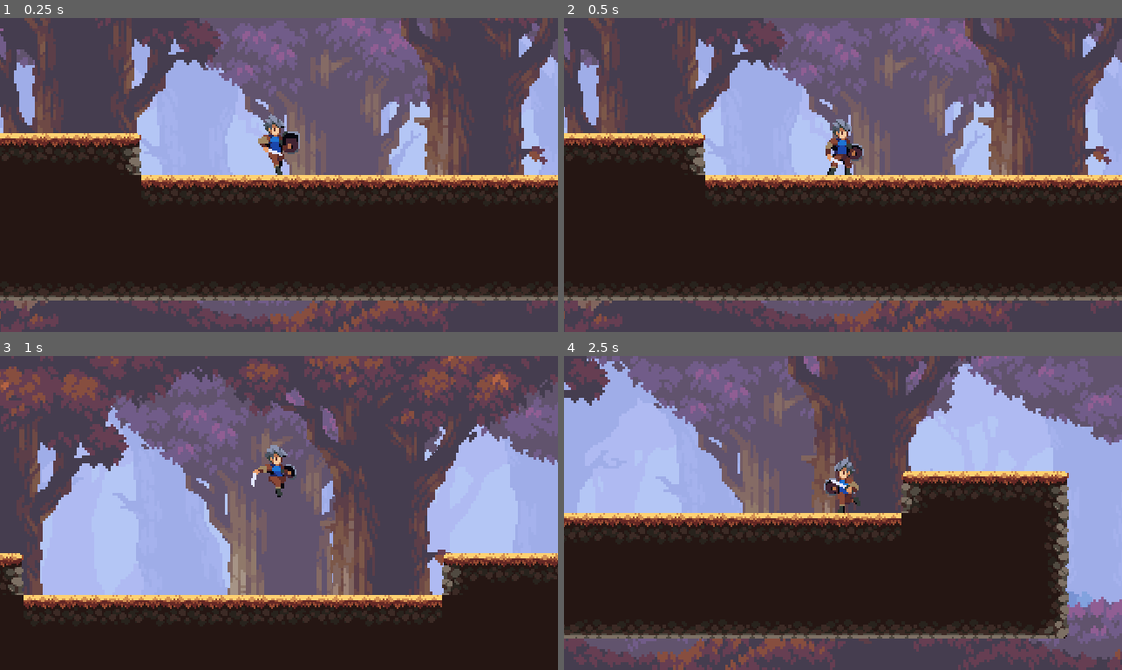
Above: before the commit, frames 1-4 (two rows, left to right).
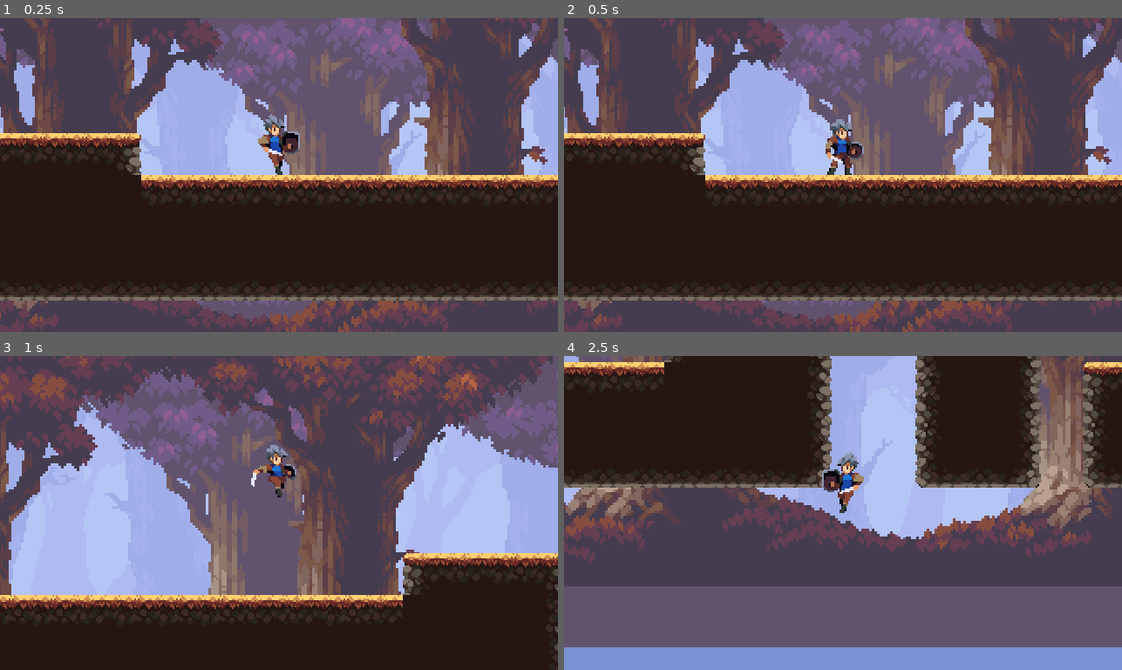
Above: after the commit, the same moments.

Repository: Sean-Warne/demo-games
Game: Godot game, scene res://scenes/world.tscn
Two runs of this game, one before a commit and one after it. Both use one fixed random seed, a clock stepped at 60 frames per second and the inputs below.
Inputs:
- Up to frame 1 (0.25 s): no input
- Up to frame 2 (0.5 s): no input
- Up to frame 3 (1 s): hold D (run_right) from 0.53 s (still down); tap Space (jump) at 0.6, 0.77 s
- Up to frame 4 (2.5 s): tap Space (jump) at 1.07, 1.35, 1.52, 1.82, 2.1 s; release D (run_right) at 2.03 s; hold A (run_left) from 2.03 s (still down)

Frame 1 is identical in both runs. In frame 2, 0.2% of the frame differs, in the area x 46-54%, y 32-47%; in frame 3, 34%; in frame 4, 98%, in the area x 0-100%, y 0-100%.

Commit message:
movement during jump and fixed jump/fall anim

Diff:
--- a/OakWoods/scenes/player.tscn
+++ b/OakWoods/scenes/player.tscn
@@ -56,32 +56,18 @@
 
 [sub_resource type="Animation" id="Animation_4wt0h"]
 resource_name = "fall"
-length = 0.4
-tracks/0/type = "value"
-tracks/0/imported = false
-tracks/0/enabled = true
-tracks/0/path = NodePath("Sprite2D:frame")
-tracks/0/interp = 1
-tracks/0/loop_wrap = true
-tracks/0/keys = {
-"times": PackedFloat32Array(0, 0.1, 0.2, 0.3),
-"transitions": PackedFloat32Array(1, 1, 1, 1),
-"update": 1,
-"values": [32, 33, 37, 38]
-}
-tracks/1/type = "method"
-tracks/1/imported = false
-tracks/1/enabled = true
-tracks/1/path = NodePath(".")
-tracks/1/interp = 1
-tracks/1/loop_wrap = true
-tracks/1/keys = {
-"times": PackedFloat32Array(0.4),
-"transitions": PackedFloat32Array(1),
-"values": [{
-"args": [],
-"method": &"fall_finished"
-}]
+length = 0.3
+tracks/0/type = "value"
+tracks/0/imported = false
+tracks/0/enabled = true
+tracks/0/path = NodePath("Sprite2D:frame")
+tracks/0/interp = 1
+tracks/0/loop_wrap = true
+tracks/0/keys = {
+"times": PackedFloat32Array(0, 0.1, 0.2),
+"transitions": PackedFloat32Array(1, 1, 1),
+"update": 1,
+"values": [32, 33, 37]
 }
 
 [sub_resource type="Animation" id="Animation_awx28"]
--- a/OakWoods/scripts/player.gd
+++ b/OakWoods/scripts/player.gd
@@ -1,10 +1,10 @@
 extends CharacterBody2D
 
-const SPEED = 150.0
+const SPEED = 200.0
 const JUMP_VELOCITY = -300.0
 
 enum {
-	MOVE,
+	RUN,
 	JUMP,
 	FALL
 }
@@ -20,52 +20,44 @@
 	animation_tree.active = true
 
 func _physics_process(delta):
-	# gravity/fall
+	# movement
+	move(delta)
+
+	match state:
+		RUN:
+			run_state()
+		JUMP:
+			jump_state()
+		FALL:
+			fall_state()
+
+func move(delta):
+	# gravity
 	if not is_on_floor():
 		velocity.y += gravity * delta
 
-	match state:
-		# mayhaps move move code into _physics process then
-		# use only jump and fall states
-		MOVE:
-			move_state()
-		JUMP:
-			jump_state(delta)
-		FALL:
-			fall_state(delta)
-
-func move_state():
 	var direction = Input.get_axis("run_left", "run_right")
-
 	if direction:
 		velocity.x = direction * SPEED
-
 		if direction < 0:
 			sprite_2d.flip_h = true
 		else:
 			sprite_2d.flip_h = false
-
-		animation_state.travel("run")
 	else:
 		velocity.x = move_toward(velocity.x, 0, SPEED)
-		animation_state.travel("idle")
 
 	if Input.is_action_just_pressed("jump"):
 		state = JUMP
 
 	move_and_slide()
 
-func jump_dir():
-	var direction = Input.get_axis("run_left", "run_right")
+func run_state():
+	if velocity.x:
+		animation_state.travel("run")
+	else:
+		animation_state.travel("idle")
 
-	if direction:
-		if direction < 0:
-			sprite_2d.flip_h = true
-		else:
-			sprite_2d.flip_h = false
-
-func jump_state(delta):
-	jump_dir()
+func jump_state():
 	if is_on_floor():
 		velocity.y = JUMP_VELOCITY
 	else:
@@ -74,13 +66,9 @@
 		else:
 			state = FALL
 
-	move_and_slide()
-
-func fall_state(delta):
-	jump_dir()
+func fall_state():
 	if velocity.y > 0:
 		animation_state.travel("fall")
-	move_and_slide()
 
-func fall_finished():
-	state = MOVE
+	if is_on_floor():
+		state = RUN
Not shown, removed: OakWoods/scenes/pla70F2.tmp
